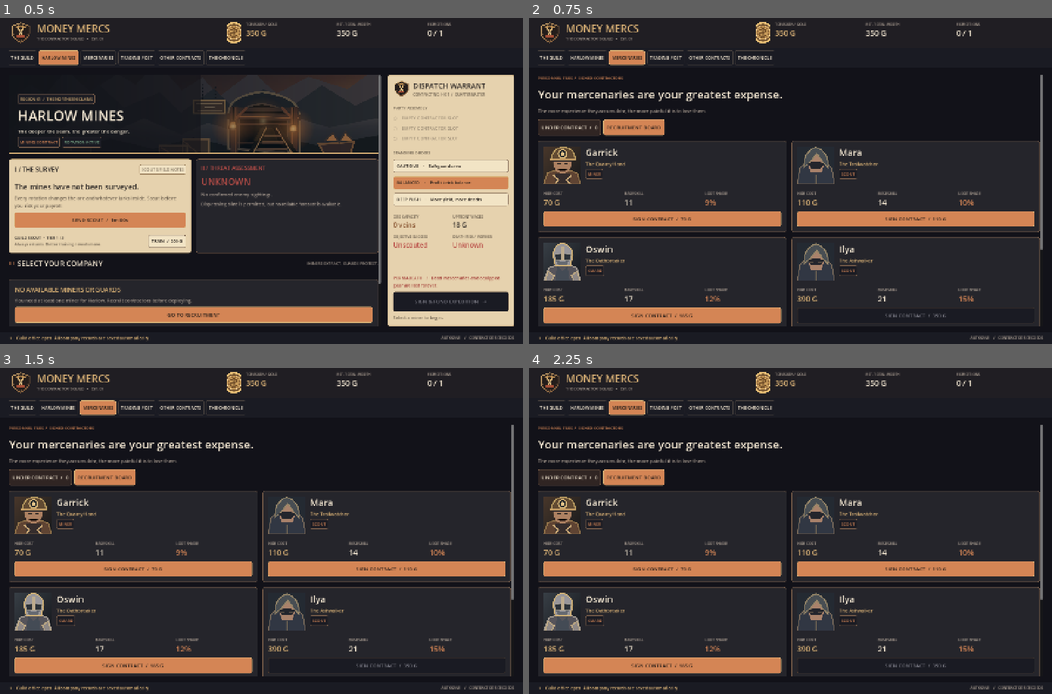
Above: before the commit, frames 1-4 (two rows, left to right).
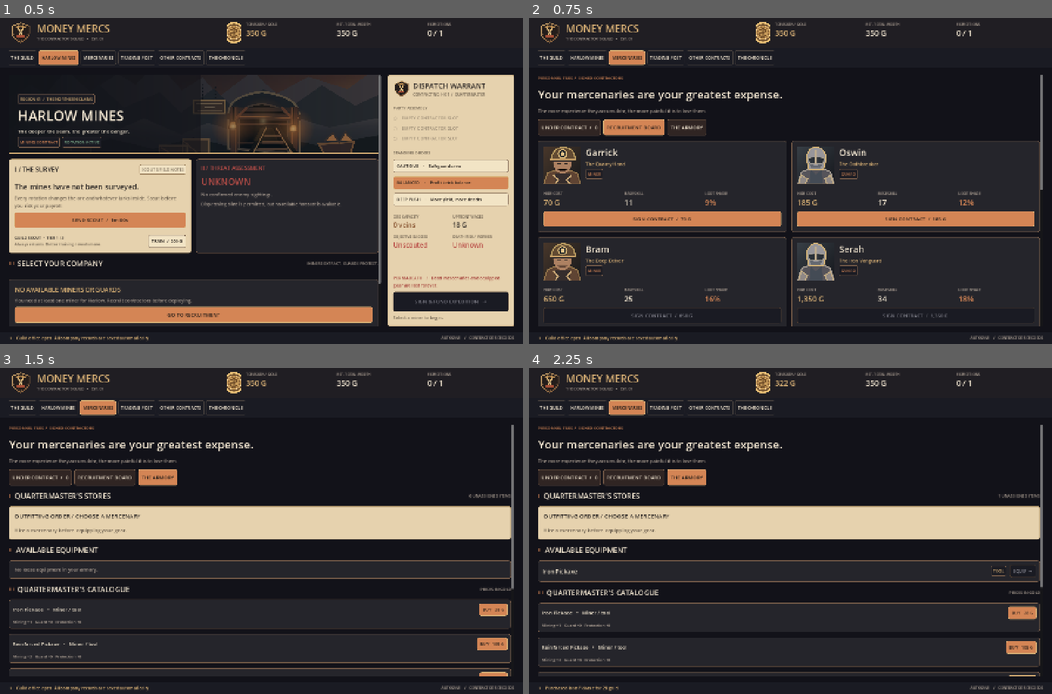
Above: after the commit, the same moments.

Repository: wiings3/Hellfare
Game: Godot game, scene res://scenes/main.tscn
Two runs of this game, one before a commit and one after it. Both use one fixed random seed, a clock stepped at 60 frames per second and the inputs below.
Inputs (mouse positions are in pixels of both pictures, inside the frame that each line leads up to):
- Up to frame 1 (0.5 s): no input
- Up to frame 2 (0.75 s): click "GO TO RECRUITMENT" at 0.5 s
- Up to frame 3 (1.5 s): click (156, 478) at 1.25 s, where only the run after the commit has a clickable "THE ARMORY"
- Up to frame 4 (2.25 s): click (1020, 609) at 2 s, where only the run after the commit has a clickable "BUY 28 G"

Frame 1 is identical in both runs. In frame 2, 4.9% of the frame differs, in the area x 2-99%, y 31-94%; in frame 3, 24%; in frame 4, 24%, in the area x 1-99%, y 4-99%.

Commit message:
Add guild armory interface with purchasing, equipping, swapping and role constraints

Diff:
--- a/scripts/ledger_ui.gd
+++ b/scripts/ledger_ui.gd
@@ -57,6 +57,7 @@
 var tactic: String = "Balanced"
 var selected_region: String = "lowlands"
 var selected_item: String = "copper"
+var selected_merc: String = ""
 var selected_report: int = 0
 var _reset_confirm: bool = false
 
@@ -767,6 +768,10 @@
 	body.add_child(tabs)
 	tabs.add_child(_button("UNDER CONTRACT  /  %d" % game.crew.size(), _set_roster_tab.bind("employed"), roster_tab == "employed"))
 	tabs.add_child(_button("RECRUITMENT BOARD", _set_roster_tab.bind("recruits"), roster_tab == "recruits"))
+	tabs.add_child(_button("THE ARMORY", _set_roster_tab.bind("armory"), roster_tab == "armory"))
+	if roster_tab == "armory":
+		_draw_armory(body)
+		return
 	var roster := GridContainer.new()
 	roster.columns = 2
 	roster.add_theme_constant_override("h_separation", 14)
@@ -774,7 +779,7 @@
 	roster.size_flags_horizontal = Control.SIZE_EXPAND_FILL
 	body.add_child(roster)
 	if roster_tab == "recruits":
-		for candidate in MoneyMercsState.RECRUITS:
+		for candidate in game.recruitment_board():
 			if game.merc_by_id(str(candidate["id"])).is_empty():
 				_person_card(roster, candidate, false)
 	else:
@@ -804,7 +809,7 @@
 	p.add_child(numbers)
 	if employed:
 		_metric(numbers, "HEALTH", "%d%%" % int(merc.get("health",100)), C_SAFE)
-		_metric(numbers, "GEAR TIER", str(int(merc.get("gear",0))), C_GOLD)
+		_metric(numbers, "EQUIPMENT", "%d / 2" % _equipped_count(merc), C_GOLD)
 		_metric(numbers, "EXPERIENCE", str(int(merc.get("xp",0))), C_IVORY)
 	else:
 		_metric(numbers, "HIRE COST", _money(int(merc["hire"])), C_GOLD)
@@ -815,10 +820,12 @@
 		var actions := _h(7)
 		p.add_child(actions)
 		actions.add_child(_button("TERMS", _terms.bind(str(merc["id"])), false, true))
-		actions.add_child(_button("EQUIPMENT", _upgrade_gear.bind(str(merc["id"])), false, true))
+		actions.add_child(_button("OUTFIT", _outfit.bind(str(merc["id"])), false, true))
 		if int(merc.get("health",100)) < 100:
 			actions.add_child(_button("HEAL", _heal.bind(str(merc["id"])), false, true))
-		p.add_child(_lab("Gear upgrade: %s" % game.cost_text(game.gear_cost(int(merc.get("gear",0)))) if int(merc.get("gear",0)) < 4 else "Mythical gear equipped", 11, C_DIM, true))
+		var equipped: Dictionary = merc.get("equipment", {})
+		p.add_child(_lab("Tool: %s   ·   Armor: %s" % [
+			_equipment_name(equipped.get("tool", {})), _equipment_name(equipped.get("armor", {}))], 11, C_DIM, true))
 	else:
 		var recruit := _button("SIGN CONTRACT  /  %s" % _money(int(merc["hire"])), _hire.bind(str(merc["id"])), true)
 		recruit.disabled = game.gold < int(merc["hire"])
@@ -829,6 +836,106 @@
 	if text.contains("joined"):
 		roster_tab = "employed"
 	_action(text)
+
+func _equipped_count(merc: Dictionary) -> int:
+	var worn: Dictionary = merc.get("equipment", {})
+	var result: int = 0
+	for slot in ["tool", "armor"]:
+		if not (worn.get(slot, {}) as Dictionary).is_empty():
+			result += 1
+	return result
+
+func _equipment_name(item: Dictionary) -> String:
+	if item.is_empty():
+		return "Empty"
+	return str(game.item_definition(str(item.get("key", ""))).get("name", "Unknown"))
+
+func _outfit(id: String) -> void:
+	selected_merc = id
+	roster_tab = "armory"
+	_refresh()
+
+func _draw_armory(body: VBoxContainer) -> void:
+	_section(body, "I", "QUARTERMASTER'S STORES", "%d UNASSIGNED ITEMS" % game.equipment_inventory.size())
+	var chooser := _panel(body, true, 15)
+	chooser.add_child(_lab("OUTFITTING ORDER / CHOOSE A MERCENARY", 16, C_INK))
+	var employees := _h(7)
+	chooser.add_child(employees)
+	var picked: Dictionary = game.merc_by_id(selected_merc)
+	if picked.is_empty() and not game.crew.is_empty():
+		selected_merc = str(game.crew[0]["id"])
+		picked = game.crew[0]
+	for member in game.crew:
+		var id: String = str(member["id"])
+		var choose := _button(str(member["name"]), _choose_worker.bind(id), id == selected_merc, true, true)
+		employees.add_child(choose)
+	if not picked.is_empty():
+		chooser.add_child(_lab("OUTFITTING: %s   /   %s" % [str(picked["name"]), str(picked["role"])], 16, C_INK))
+		var worn: Dictionary = picked.get("equipment", {})
+		for slot in ["tool", "armor"]:
+			var line := _h(9)
+			chooser.add_child(line)
+			line.add_child(_lab("%s: %s" % [slot.capitalize(), _equipment_name(worn.get(slot, {}))], 13, C_INK))
+			var spacer := Control.new()
+			spacer.size_flags_horizontal = Control.SIZE_EXPAND_FILL
+			line.add_child(spacer)
+			if not (worn.get(slot, {}) as Dictionary).is_empty():
+				var remove := _button("UNEQUIP", _unequip.bind(selected_merc, slot), false, true, true)
+				remove.disabled = not game.is_available(picked)
+				line.add_child(remove)
+	else:
+		chooser.add_child(_lab("Hire a mercenary before equipping your gear.", 14, C_PAPER_DIM))
+	_section(body, "II", "AVAILABLE EQUIPMENT")
+	if game.equipment_inventory.is_empty():
+		var vacant := _panel(body)
+		vacant.add_child(_lab("No loose equipment in your armory.", 13, C_DIM))
+	for item in game.equipment_inventory:
+		var uid: String = str(item.get("uid", ""))
+		var key: String = str(item.get("key", ""))
+		var definition: Dictionary = game.item_definition(key)
+		var store := _panel(body, false, 12)
+		var row := _h(10)
+		store.add_child(row)
+		row.add_child(_lab(str(definition.get("name", "Unknown")), 16, C_IVORY))
+		var expand := Control.new()
+		expand.size_flags_horizontal = Control.SIZE_EXPAND_FILL
+		row.add_child(expand)
+		row.add_child(_chip(str(definition.get("slot", "tool"))))
+		var assign := _button("EQUIP  →", _equip.bind(selected_merc, uid), true, true)
+		assign.disabled = picked.is_empty() or not game.is_available(picked) or not MercsV05.validate_role(key, picked)
+		row.add_child(assign)
+	_section(body, "III", "QUARTERMASTER'S CATALOGUE", "PRICES IN GOLD")
+	for key in MercsV05.ITEMS:
+		var definition: Dictionary = MercsV05.ITEMS[key]
+		var offer := _panel(body, false, 10)
+		var row := _h(9)
+		offer.add_child(row)
+		var name: String = str(definition["name"])
+		var text_line := _lab("%s   •   %s / %s" % [name, str(definition["role"]), str(definition["slot"])], 14, C_IVORY)
+		row.add_child(text_line)
+		var grow := Control.new()
+		grow.size_flags_horizontal = Control.SIZE_EXPAND_FILL
+		row.add_child(grow)
+		var cost: int = int(definition["cost"])
+		var buy := _button("BUY   %s" % _money(cost), _buy_equipment.bind(str(key)), true, true)
+		buy.disabled = game.gold < cost
+		row.add_child(buy)
+		offer.add_child(_lab("Mining +%d   Guard +%d   Protection +%d" % [
+			int(definition["mining"]), int(definition["guard"]), int(definition["protection"])], 11, C_DIM))
+	_gap(body, 16)
+
+func _choose_worker(id: String) -> void:
+	selected_merc = id
+	_refresh()
+
+func _buy_equipment(key: String) -> void:
+	_action(game.buy_equipment(key))
+
+func _equip(id: String, uid: String) -> void:
+	_action(game.equip_item(id, uid))
+
+func _unequip(id: String, slot: String) -> void:
+	_action(game.unequip_item(id, slot))
 
 func _terms(id: String) -> void:
 	_action(game.switch_contract(id))
